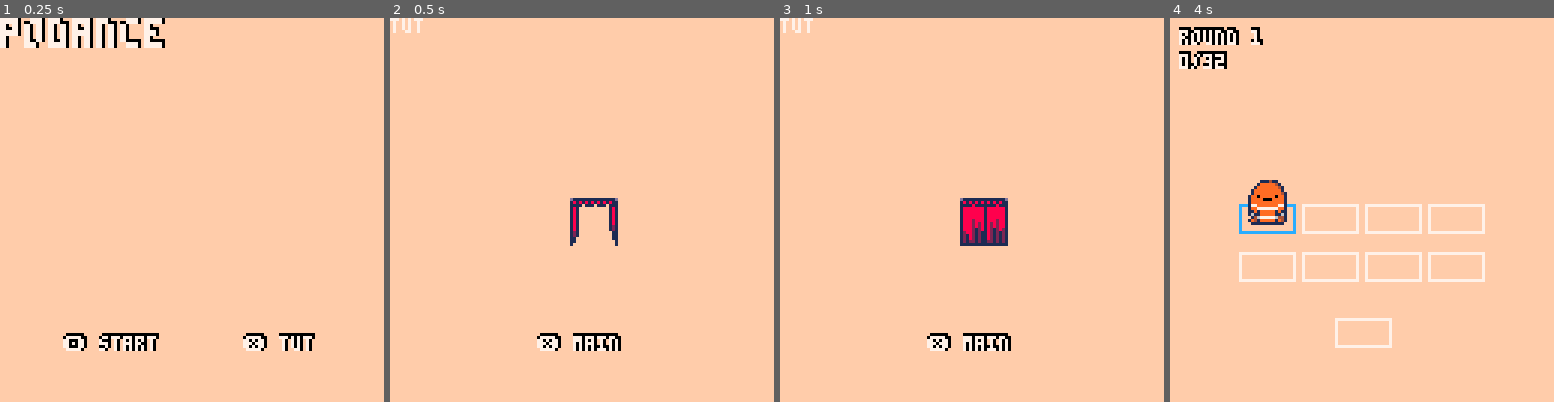
Above: before the commit, frames 1-4 (left to right).
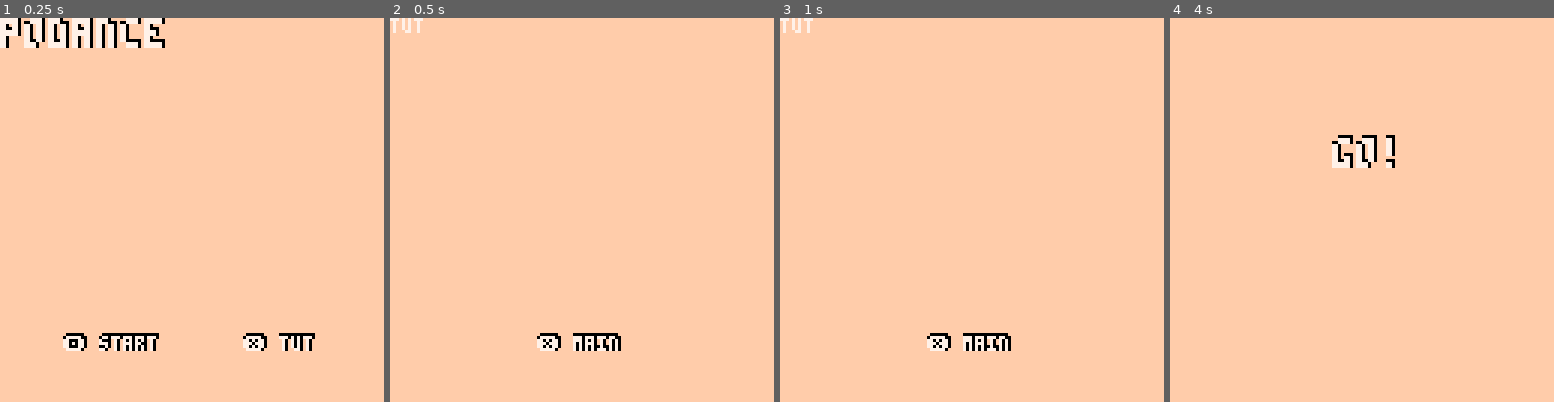
Above: after the commit, the same moments.

Repository: hyongew/pico8
Game: PICO-8 cartridge podance.p8
Two runs of this game, one before a commit and one after it. Both use one fixed random seed, a clock stepped at 60 frames per second and the inputs below.
Inputs:
- Up to frame 1 (0.25 s): no input
- Up to frame 2 (0.5 s): tap X (X key) at 0.33 s
- Up to frame 3 (1 s): tap O (Z key) at 0.7 s
- Up to frame 4 (4 s): tap X (X key) at 1.07, 1.85, 2.97 s; hold Right 1.6-2.1 s; tap O (Z key) every 0.4 s from 1.7 to 3.7 s; hold Up 2.15-2.42 s; hold Right 2.47-3.03 s; hold Left 3.08-3.58 s; hold Down 3.63-3.97 s

Frame 1 is identical in both runs. In frame 2, 0.7% of the frame differs, in the area x 46-60%, y 46-60%; in frame 3, 1.6%; in frame 4, 6.2%, in the area x 2-83%, y 2-86%.

Commit message:
Add hide and flip modifier functionality

Diff:
--- a/podance.p8
+++ b/podance.p8
@@ -2,49 +2,41 @@
 version 43
 __lua__
 function _init()
- poke(0x5f2e, 1)
- pal(9,9+128,1)
- palt(0,false)
- palt(14,true)
- big,style=
- "\^w\^t","\^o016"
- state="main" --[[
- 	main,tut,hold,quit,rdy,go,fin
- ]]
- stage,round,step,score,f=
- 1,1,0,0,0
- moves,movesets,movesp,movenum=
- {},{},nil,1 --[[
- 	moves={sp,x,y}
- 	movesets={dir,hide,flip}
- ]]
- inround,correct,sounded=
- false,nil,false
- rotanim,animend=
- {2,3,1,0},24 --#moves*2+8
- smoke={}
-
- --test curtain anim
- frame,step2=33,0 --17-25
-end
+ 	poke(0x5f2e, 1)
+	pal(9,9+128,1)
+	palt(0,false)
+	palt(14,true)
+	big,style=
+	"\^w\^t","\^o016"
+	state="main" --[[
+		main,tut,hold,quit,rdy,go,fin
+	]]
+	stage,round,step,score,f=
+	1,1,0,0,0
+	moves,movesets,movesp,movenum=
+	{},{},nil,1 --[[
+		moves={sp,x,y}
+		movesets={d,hide,flep}
+	]]
+	inround,correct,sounded=
+	false,nil,false
+	rotanim,animend=
+	{2,3,1,0},24 --#moves*2+8
+	csp=33	--curtain anim
+	smoke={}
+end
+
 
 function _update()
 	if state=="main" then
-		if btnp(🅾️) then
-			createmovesets()
-			state="rdy"
-		end
+		if (btnp(🅾️)) state="rdy"
 		if (btnp(❎)) state="tut"
 
 	elseif state=="tut" then
-		testcurtainanim()
-		if btnp(❎) then
-			frame,step2=33,0
-			state="main"
-		end
+		if (btnp(❎)) state="main"
 
 	elseif state=="hold" then
-		if (btnp(🅾️)) state="rdy"
+		if (btnp(🅾️))	state="rdy"
 		if (btnp(❎)) state="quit"
 
 	elseif state=="quit" then
@@ -55,6 +47,7 @@
 		if f<80 then
 			f+=1
 		else
+			initmovesets()
 			round,step,f=1,0,0
 			inround=true
 			state="go"
@@ -93,7 +87,6 @@
 
 	elseif state=="tut" then
 		print("tut")
-		spr(frame,60,60,2,2)
 		print(style..
 			"❎ main",
 			49,106
@@ -152,8 +144,8 @@
 			--next round
 			if step==17 then
 				round+=1
-				step=1
-				f=0
+				step,f=1,0
+				csp=33
 			end
 
  		if round==#movesets+1 then
@@ -167,13 +159,18 @@
 
 			--demo move
 			if step<9 then
+				local moveinfo=
+				movesets[round][step]
+
 				add(moves,
 								{
 									sp=getsp(
-										movesets[round][step]
+										moveinfo.d
 									),
 									x=getx(step),
-									y=gety(step)
+									y=gety(step),
+									hide=moveinfo.hide,
+									flep=moveinfo.flep,
 								})
 			end
 		end
@@ -181,27 +178,31 @@
 		--user move
 		if step>=9 then
 			--input timeframe
-		 if f%10>6 or f%10<4 then
-	 		if correct==nil then
-	 			movesp=checkmove(
-	 				movesets[round][movenum]
-	 			)
-	 		end
-	 	--check input
- 		else
- 			if correct==true
- 			and f%10==4 then
- 				score+=1
- 			end
-
- 			if correct!=true then
- 				checkerr()
- 				movesp=9
- 			end
-
- 			movenum=step-7
- 			if (movenum==9) movenum=1
-		 end
+			if f%10>6 or f%10<4 then
+	 			if correct==nil then
+	 				movesp=checkmove(
+	 					movesets[round]
+	 					[movenum].d
+	 				)
+	 			end
+	 		--check input
+ 			else
+ 				if correct==true
+ 				and f%10==4 then
+ 					score+=1
+ 				end
+
+ 				if correct!=true then
+ 					checkerr()
+ 					movesp=9
+ 				end
+
+ 				movenum=step-7
+ 				if (movenum==9) movenum=1
+			end
+
+			--animate curtains
+			if (csp<41)	csp+=2
 		end
 
 	--stage end
@@ -270,12 +271,12 @@
 	local mult=
 	inround and 0.8 or 0.2
 	for p in all(smoke) do
-  p.x+=p.dx*mult
-  p.y+=p.dy*mult
-  p.act-=
-  inround and 1 or 0.2
-  if (p.act<0) del(smoke,p)
- end
+		p.x+=p.dx*mult
+  	p.y+=p.dy*mult
+  	p.act-=
+  	inround and 1 or 0.2
+  	if (p.act<0) del(smoke,p)
+	end
 
 	f+=1
 end
@@ -311,12 +312,31 @@
 
 	--draw steps
 	for move in all(moves) do
-		--rectfill(move.x-1,move.y-2,move.x+15,move.y+16,6)
-		--rect(move.x-1,move.y-2,move.x+15,move.y+16,13)
-		spr(
-			move.sp,move.x,move.y,2,2
-		)
-		--spr(11,move.x,move.y,2,2)
+		local x,y=move.x,move.y
+		local bx1,by1,bx2,by2=
+								x-1,y-1,x+15,y+15
+
+		if move.flep then
+			local flmap={3,0,1,0,7,0,5}
+			rectfill(bx1,by1,bx2,by2,6)
+			rect(bx1,by1,bx2,by2,13)
+			spr(flmap[move.sp],x,y,2,2)
+			spr(11,x,y,2,2)
+		else
+			spr(move.sp,x,y,2,2)
+		end
+
+		if move.hide then
+			local cf=csp-33
+			--curtain top,left,right
+			line(bx1,by1,bx2,by1,1)
+			line(bx1,by1,bx1,by2,1)
+			line(bx2,by1,bx2,by2,1)
+			--curtain bottom
+			line(bx1,by2,bx1+cf,by2,1)
+			line(bx2,by2,bx2-cf,by2,1)
+			spr(csp,x,y,2,2)
+		end
 	end
 
 	--draw player
@@ -334,8 +354,8 @@
 
 	--draw smoke
 	for p in all(smoke) do
-  circfill(p.x,p.y,p.r,p.c)
- end
+		circfill(p.x,p.y,p.r,p.c)
+	end
 
  --wrap up
 	if not inround
@@ -348,7 +368,7 @@
 end
 -->8
 --functions
-function createmovesets()
+function initmovesets()
 	for i=1,1 do
 		local moveset={}
 		local repcount=0
@@ -374,60 +394,53 @@
 				repcount-=1
 			end
 
-			add(moveset,sel)
-		end
+			add(moveset,{d=sel})
+		end
+
 		add(movesets,moveset)
 	end
 end
+
 
 function getrndmove()
 	local allmoves={⬅️,➡️,⬆️,⬇️}
 	return allmoves[flr(rnd(4))+1]
 end
 
-function testcurtainanim()
-	if step2<6 then
-		f+=1
-
-		if f\3!=step2-1 then
-			if (step2==1) frame=33
-			if (step2==2) frame=35
-			if (step2==3) frame=37
-			if (step2==4) frame=39
-			if (step2==5) frame=41
-			step2+=1
-		end
-	end
-end
 
 function drawsq(x,y,c)
 	rect(x-2,y+8,x+16,y+17,c)
 end
 
+
 function getsp(m)
 	return m*2+1
 end
 
+
 function getx(step)
  return ceil(step%4.1)*21+4
 end
 
+
 function gety(step)
  return (step\4.1+1)*16+38
 end
+
 
 function checkmove(m)
 	if btnp()>0 then
 		correct=btnp(m)
 		if not btnp(m) then
 			checkerr()
-	 	return 9
-	 else
-	 	return getsp(m)
-	 end
+			return 9
+	 	else
+			return getsp(m)
+		end
 	end
 	return movesp
 end
+
 
 function checkerr()
 	if not sounded then
@@ -435,11 +448,11 @@
 		sounded=true
 		--draw smoke
   for i=1,20 do
-   add(smoke,{x=64,y=100,
-       dx=rnd(3)-1.5,
-       dy=rnd(2)-1,
-       r=rnd(2),act=15,
-       c=rnd({5,6,2,0})})
+  	add(smoke,{x=64,y=100,
+      	dx=rnd(3)-1.5,
+      	dy=rnd(2)-1,
+      	r=rnd(2),act=15,
+      	c=rnd({5,6,2,0})})
   end
 	end
 end
Not shown, changed: 32 lines of the sprite sheet (__gfx__) section of podance.p8
